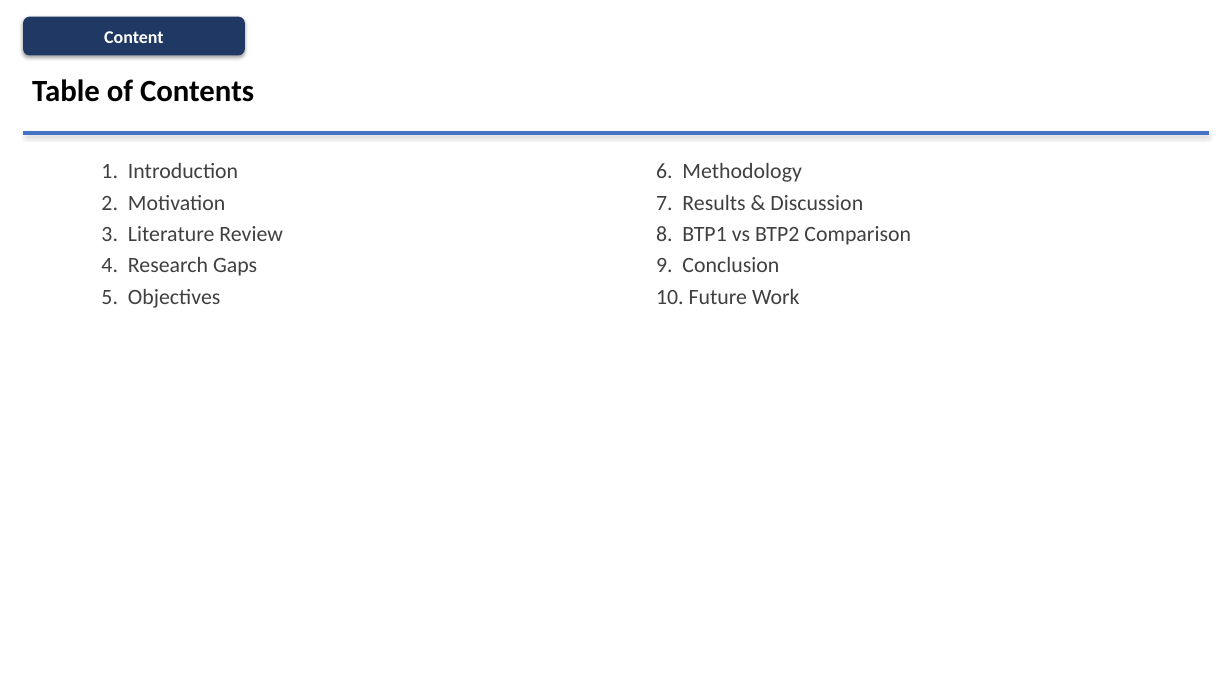
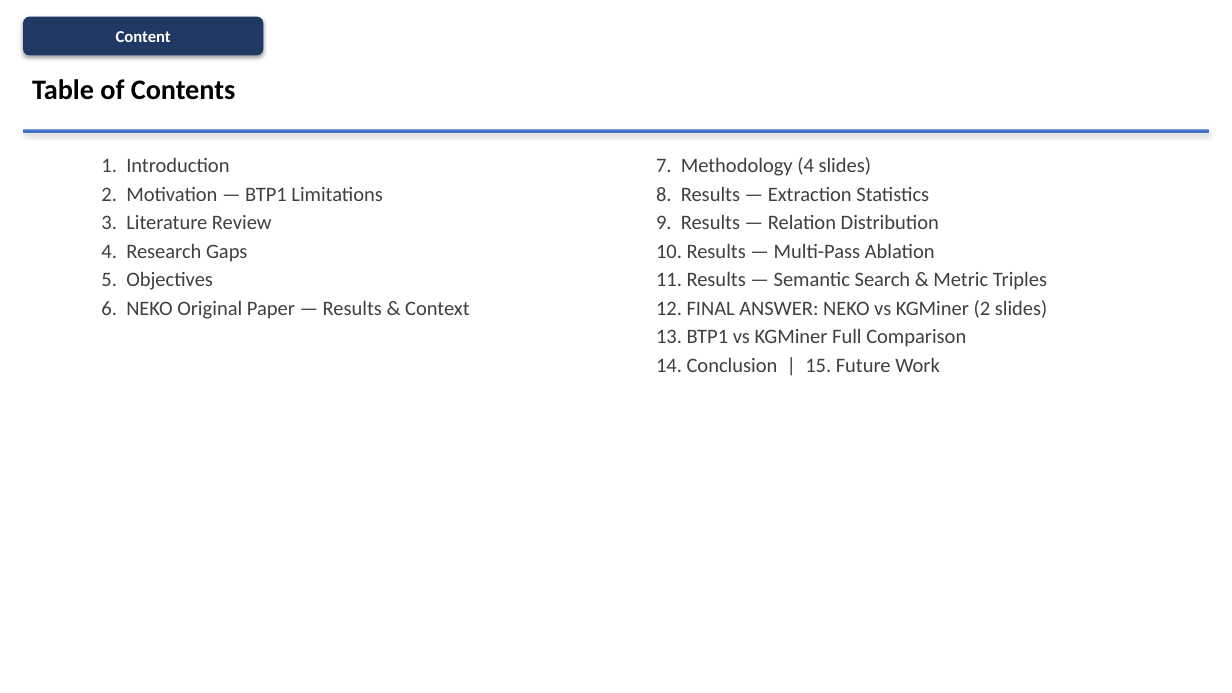
Before and after one commit to Up14/NEKO_PAPER, a slide deck: slide 2 of BTP2_KGMiner.pptx. Drawn at 1232x693 pixels with LibreOffice and Linux fonts; fonts in the diff are those of the drawing. Boxes give left, top, right and bottom in pixels: in the first picture for what was removed or moved away, otherwise in the second. Text is boxed around its words. In the diff, an @@ line names an element or a change of style, - is before the commit and + after.

```diff
--- a/BTP2_KGMiner.pptx
+++ b/BTP2_KGMiner.pptx
@@ rounded rectangle "Content" resized from (x1=23, y1=17, x2=245, y2=55) to (x1=23, y1=17, x2=263, y2=55) @@
@@ rounded rectangle "Content" at (x1=23, y1=17, x2=263, y2=55): size 14 to 13 pt @@
@@ text "Table of Contents" at (x1=32, y1=79, x2=235, y2=100): size 24 to 22 pt @@
@@ text at (x1=101, y1=157, x2=272, y2=290): size 17 to 16 pt in "1. Introduction", "3. Literature Review", "4. Research Gaps", "5. Objectives"; less space between paragraphs @@
@@ text at (x1=656, y1=157, x2=1048, y2=372): text changed; size 17 to 16 pt @@
-6. Methodology
-7. Results & Discussion
-8. BTP1 vs BTP2 Comparison
-9. Conclusion
-10. Future Work
+7. Methodology (4 slides)
+8. Results — Extraction Statistics
+9. Results — Relation Distribution
+10. Results — Multi-Pass Ablation
+11. Results — Semantic Search & Metric Triples
+12. FINAL ANSWER: NEKO vs KGMiner (2 slides)
+13. BTP1 vs KGMiner Full Comparison
+14. Conclusion | 15. Future Work
@@ text at (x1=101, y1=187, x2=382, y2=201): text changed; size 17 to 16 pt @@
-2. Motivation
+2. Motivation — BTP1 Limitations
@@ text at (x1=101, y1=300, x2=470, y2=319): paragraph added @@
+6. NEKO Original Paper — Results & Context
```
Also in this commit, not shown: 6 other slides changed, 16 slides added, 10 slides removed, 1 other file.
